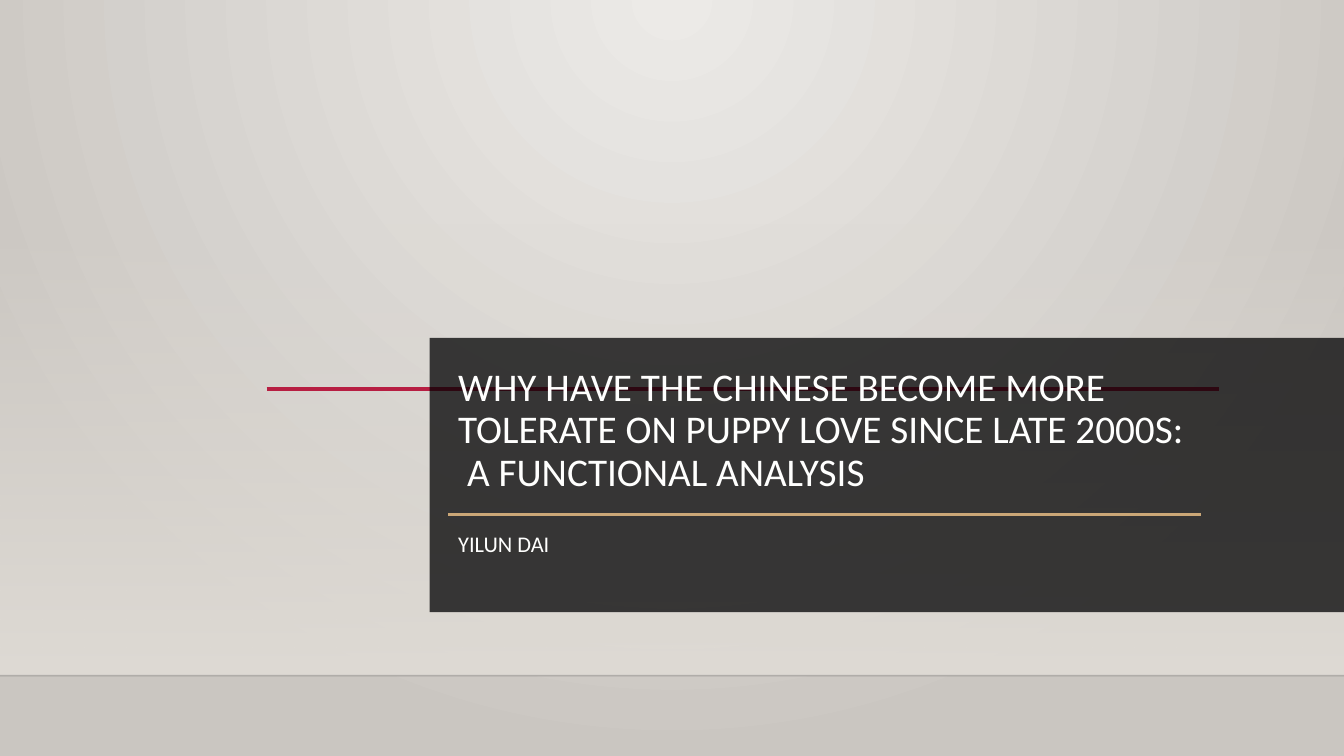
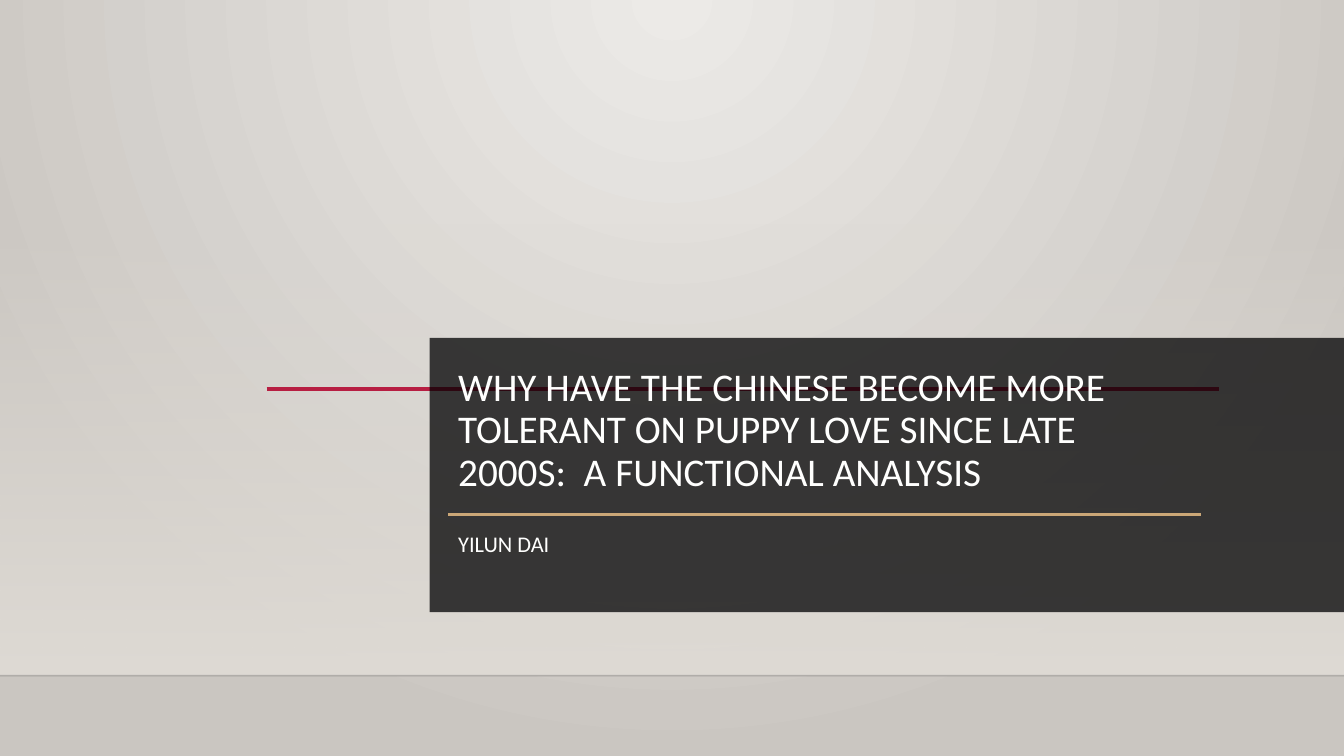
Before and after one commit to yilundai/MACS30200Proj, a slide deck: slide 1 of Proposal/Project Proposal Slides Yilun Dai.pptx. Drawn at 1344x756 pixels with LibreOffice and Linux fonts; fonts in the diff are those of the drawing; background and template pictures are left out. Boxes give left, top, right and bottom in pixels: in the first picture for what was removed or moved away, otherwise in the second. Text is boxed around its words. In the diff, an @@ line names an element or a change of style, - is before the commit and + after.

```diff
--- a/Proposal/Project Proposal Slides Yilun Dai.pptx
+++ b/Proposal/Project Proposal Slides Yilun Dai.pptx
@@ title at [458, 375, 1105, 487]: text changed @@
-WHY HAVE THE CHINESE BECOME MORE TOLERATE ON PUPPY LOVE SINCE LATE 2000S: A FUNCTIONAL ANALYSIS
+WHY HAVE THE CHINESE BECOME MORE TOLERANT ON PUPPY LOVE SINCE LATE 2000S: A FUNCTIONAL ANALYSIS
```
Also in this commit, not shown: 1 other slide changed, 1 other file.
